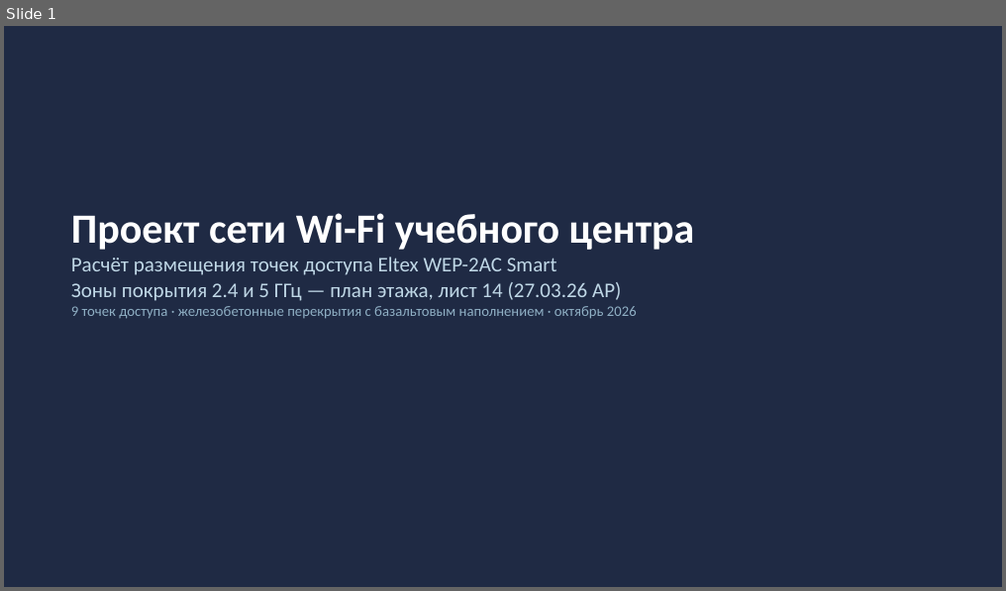
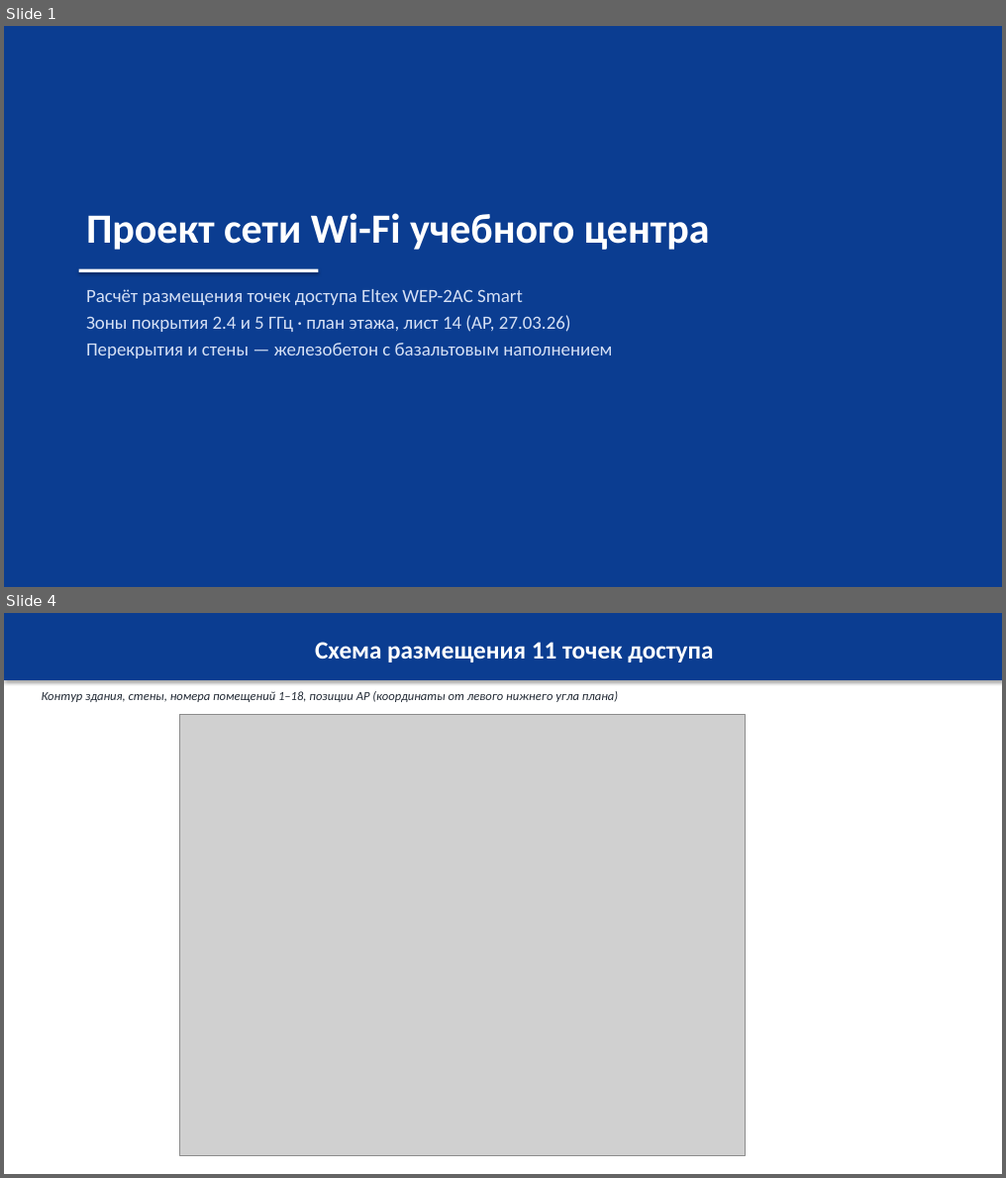
Before and after one commit to vertikalnii/preza, a slide deck: out/WiFi_Eltex_WEP-2AC_план_лист14.pptx. Shown one above the other, each under a label of ours: slide 1 before the commit, slides 1 and 4 after it; the slides between them are not shown. The pictures are 1006x591 and 1006x1178 pixels, drawn with LibreOffice and Linux fonts; fonts in the diff are those of the drawing; grey boxes stand for pictures. Boxes give left, top, right and bottom in pixels: in the first picture for what was removed or moved away, otherwise in the second. Text is boxed around its words. In the diff, an @@ line names an element or a change of style, - is before the commit and + after.

```diff
--- a/out/WiFi_Eltex_WEP-2AC_план_лист14.pptx
+++ b/out/WiFi_Eltex_WEP-2AC_план_лист14.pptx
@@ slide 4 added at <box>4,613,1002,1174</box>, background #FFFFFF @@
@@ rectangle added at <box>4,613,1002,680</box>, fill #0B3D91, 24 pt, text #FFFFFF, bold @@
+Схема размещения 11 точек доступа
@@ text added at <box>42,691,618,702</box>, 12 pt, text #222A35, italic @@
+Контур здания, стены, номера помещений 1–18, позиции AP (координаты от левого нижнего угла плана)
@@ picture added at <box>180,714,746,1156</box> @@
@@ slide 1 changed as well @@
@@ rectangle at <box>4,26,1002,587</box>: fill #1F2A44 to #0B3D91 @@
@@ text "Проект сети Wi-Fi учебного центра": place and size @@
-text "Проект сети Wi-Fi учебного центра" at <box>71,213,695,319</box>
+text "Проект сети Wi-Fi учебного центра" at <box>86,213,710,250</box>
@@ text "Проект сети Wi-Fi учебного центра" at <box>86,213,710,250</box>: more space between paragraphs @@
@@ text at <box>71,257,637,319</box>: paragraphs removed @@
-Расчёт размещения точек доступа Eltex WEP-2AC Smart
-Зоны покрытия 2.4 и 5 ГГц — план этажа, лист 14 (27.03.26 АР)
-9 точек доступа · железобетонные перекрытия с базальтовым наполнением · октябрь 2026
@@ rectangle added at <box>79,270,319,273</box>, fill #FFFFFF @@
@@ text added at <box>86,289,612,359</box>, 18 pt, text #D5E0F5 @@
+Расчёт размещения точек доступа Eltex WEP-2AC Smart
+Зоны покрытия 2.4 и 5 ГГц · план этажа, лист 14 (АР, 27.03.26)
+Перекрытия и стены — железобетон с базальтовым наполнением
```
Also in this commit, not shown: 7 other slides added, 7 slides removed, 11 other files.
